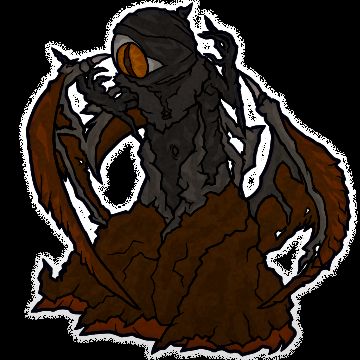
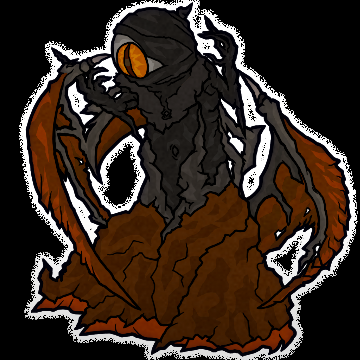
The second 360 × 360 image is a revision of the first. Changes to its layers:
painted on "Orange" over box(29, 44, 348, 353)
removed layer "green" from group "color" over box(29, 44, 348, 353)
removed layer "purple" from group "color" over box(29, 44, 348, 353)
removed layer "violet" from group "color" over box(29, 44, 348, 353)
removed layer "red" from group "color" over box(29, 44, 348, 353)
removed layer "cyan" from group "color" over box(29, 44, 348, 353)
